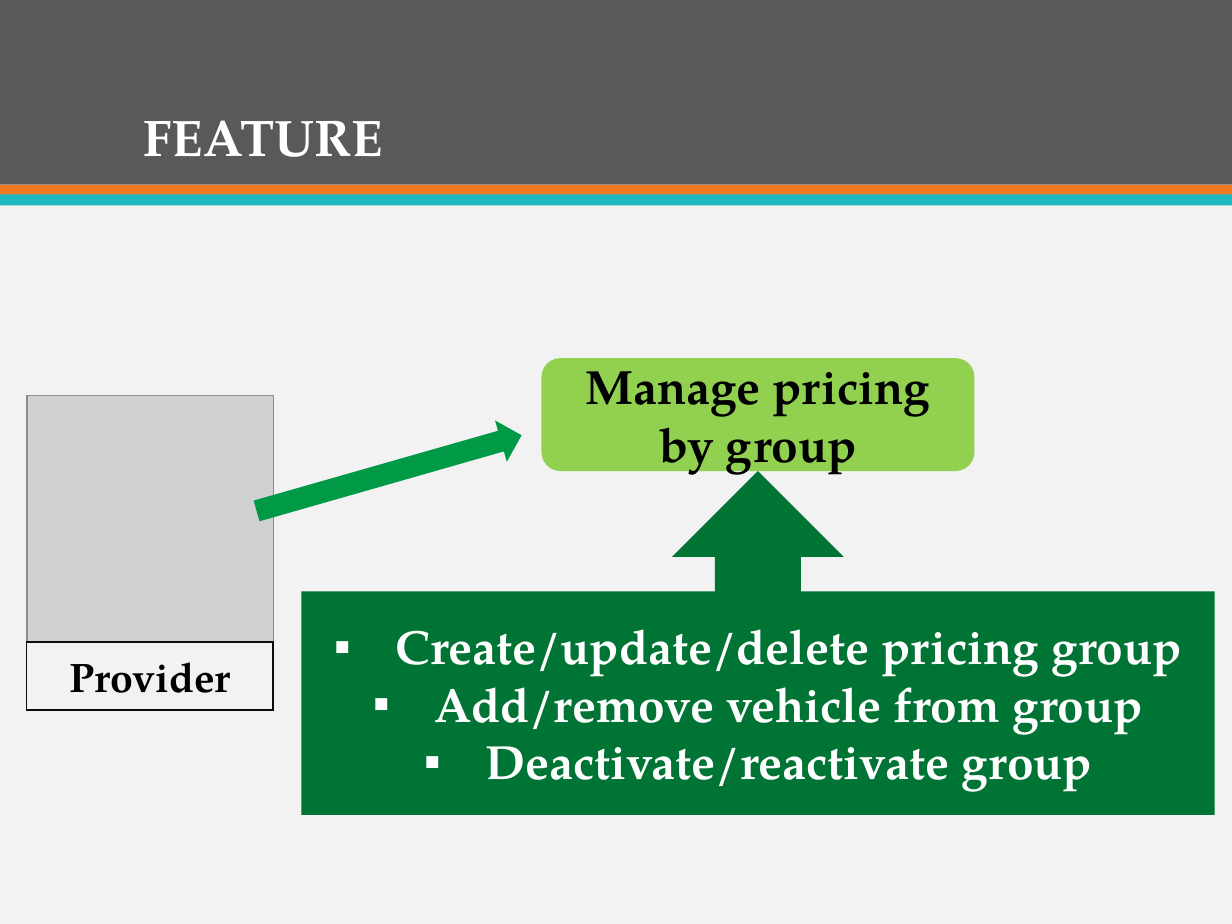
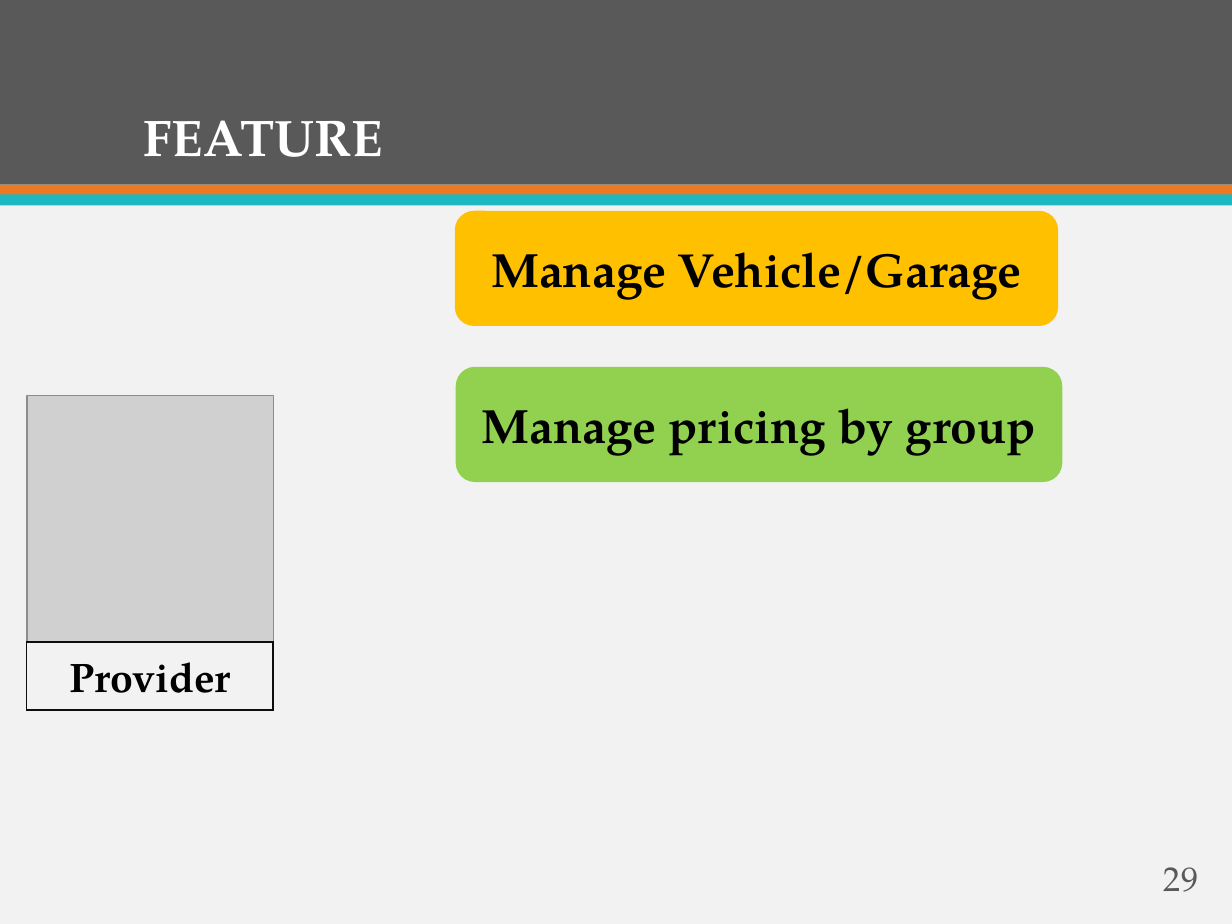
Before and after one commit to firzgard/CarRentalPortal, a slide deck: slide 29 of slide/CAR RENTAL PORTAL-Official.pptx (slide 31 before the commit). Drawn at 1232x924 pixels with LibreOffice and Linux fonts; fonts in the diff are those of the drawing; grey boxes stand for pictures. Boxes give left, top, right and bottom in pixels: in the first picture for what was removed or moved away, otherwise in the second. Text is boxed around its words. In the diff, an @@ line names an element or a change of style, - is before the commit and + after.

```diff
--- a/slide/CAR RENTAL PORTAL-Official.pptx
+++ b/slide/CAR RENTAL PORTAL-Official.pptx
@@ rounded rectangle added at box(455, 211, 1058, 326), fill #FFC000, 28 pt, text #000000, bold @@
+Manage Vehicle/Garage
@@ rounded rectangle "Manage pricing by group": place and size @@
-rounded rectangle "Manage pricing by group" at box(542, 359, 975, 472)
+rounded rectangle "Manage pricing by group" at box(456, 367, 1062, 483)
@@ right arrow removed at box(251, 415, 528, 532) @@
@@ up arrow callout removed at box(302, 471, 1215, 814) @@
-▪ Create/update/delete pricing group
-▪ Add/remove vehicle from group
-▪ Deactivate/reactivate group
@@ page number added at box(1164, 867, 1198, 892), 20 pt, text #595959 @@
+29
```
Also in this commit, not shown: 59 other slides changed, 4 slides added, 7 slides removed.
